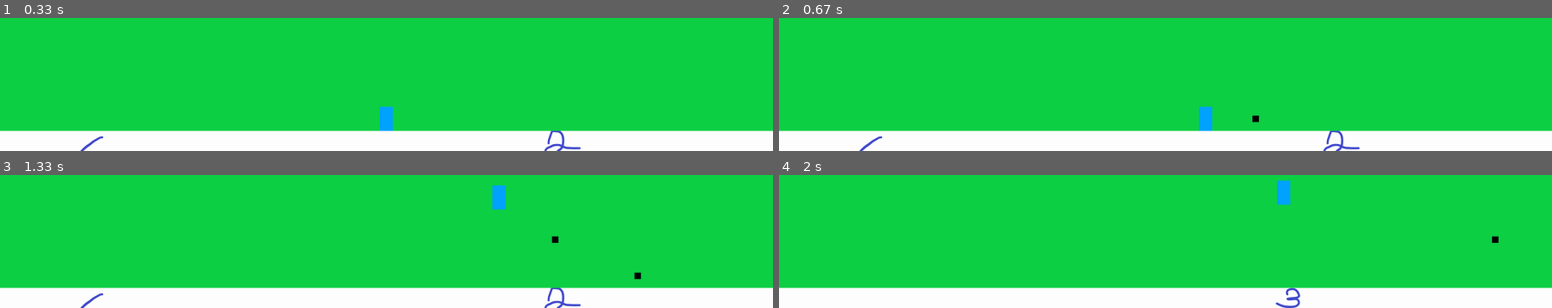
Above: before the commit, frames 1-4 (two rows, left to right).
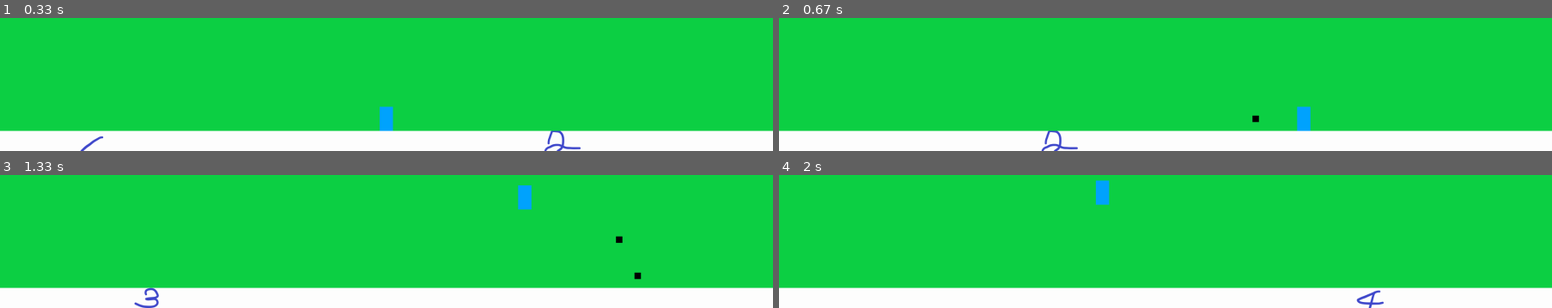
Above: after the commit, the same moments.

Repository: weallbinna/smrphne
Game: pygame game, started from index.py
Two runs of this game, one before a commit and one after it. Both use one fixed random seed, a clock stepped at 60 frames per second and the inputs below.
Inputs:
- Up to frame 1 (0.33 s): no input
- Up to frame 2 (0.67 s): hold Z from 0.33 s (still down); hold Right from 0.33 s (still down)
- Up to frame 3 (1.33 s): release Z at 0.8 s; release Right at 0.8 s; hold Right 0.83-1.3 s; tap Space at 0.9, 1.2 s; tap Z at 0.98 s
- Up to frame 4 (2 s): hold Right 1.33-1.8 s; tap Space at 1.4, 1.7, 1.9 s; hold Left from 1.83 s (still down)

Frame 1 is identical in both runs. In frame 2, 1.2% of the frame differs, in the area x 10-76%, y 66-100%; in frame 3, 1.2%, in the area x 10-81%, y 7-100%; in frame 4, 1.1%.

Commit message:
-made a bullet that can damage -made duck sleep if he takes too much dmg

Diff:
--- a/gun.py
+++ b/gun.py
@@ -18,3 +18,6 @@
 
 #사라질 무기
 weapon_to_remove = -1
+
+#공격력
+weapon_dmg = 8
--- a/index.py
+++ b/index.py
@@ -53,6 +53,7 @@
 duck_x_pos = (screen_width)-300
 duck_y_pos = screen_height-stage_height-duck_height
 duck_pop = False
+duck_health = 100
 
 #캐릭터 이동 방향
 character_x_left = 0
@@ -60,7 +61,7 @@
 lookingr = True
 
 #캐릭터 이동 속도
-character_speed = 5
+character_speed = 50
 
 #점프를 위한 중력
 y_gravity = 1
@@ -122,7 +123,7 @@
 	# 3. 게임 캐릭터 위치 정의
 	character_x_pos += character_x_left + character_x_right
 
-	if lvl == 3:
+	if lvl == 2:
 		duck_pop = True
 		if not effct:
 			character_x_pos -= 1000
@@ -136,46 +137,68 @@
 	#양끝에 닿은 총알 없애기
 	g.weapons = [[w[0],w[1],w[2]] for w in g.weapons if w[0] > 0 and w[0]<screen_width]
 	#스테이지 이동
-	if not duck_pop:
-		if character_x_pos < 100:
-			character_x_pos = 100
-			if lvl>=0:
+	if character_x_pos < 100:
+		character_x_pos = 100
+		if lvl>=0:
+			if not duck_pop:
 				if stage_x <= stage_x2: #뒤로가기
 					if stage_x<0:
-						stage_x+=100
-						stage_x2+=100
+						stage_x+=50
+						stage_x2+=50
 					else:
 						lvl -= 1
 						stage_x2 = stage_x - stage_size2[0]
 				else:
 					if stage_x2<0:
-						stage_x2+=100
-						stage_x+=100
+						stage_x2+=50
+						stage_x+=50
 					else:
 						lvl-=1
 						stage_x = stage_x2 - stage_size[0]
-					if duck_pop:
-						duck_x_pos+=100
-
-		elif character_x_pos > screen_width-character_width-600:
-			character_x_pos = screen_width-character_width-600
+
+	elif character_x_pos > screen_width-character_width-600:
+		character_x_pos = screen_width-character_width-600
+		if not duck_pop:
 			if stage_x <= stage_x2:  #앞으로 가기
 				if stage_x>-(stage_size[0]):
-					stage_x-=100
-					stage_x2-=100
+					stage_x-=50
+					stage_x2-=50
 				else:
 					lvl+=1
 					stage_x = stage_x2+stage_size2[0]
 			else:
 				if stage_x2>-(stage_size2[0]):
-					stage_x2 -= 100
-					stage_x-=100
+					stage_x2 -= 50
+					stage_x-=50
 				else:
 					lvl+=1
 					stage_x2 = stage_x+stage_size[0]
-			if duck_pop:
-				duck_x_pos -= 100
 	# 4. 충돌 처리
+	character_rect = character.get_rect()
+	character_rect.left = character_x_pos
+	character_rect.top = character_y_pos
+
+	duck_rect = duck.get_rect()
+	duck_rect.left = duck_x_pos
+	duck_rect.top = duck_y_pos
+
+	for weapon_idx, weapon_val in enumerate(g.weapons):
+		weapon_pos_x = weapon_val[0]
+		weapon_pos_y = weapon_val[1]
+
+		#무기 rect 정보 업데이트
+		weapon_rect = g.weapon.get_rect()
+		weapon_rect.left = weapon_pos_x
+		weapon_rect.top = weapon_pos_y
+
+		if weapon_rect.colliderect(duck_rect):
+			g.weapon_to_remove = weapon_idx # 해당무기 없애기 위한 값 설정
+			duck_health-=g.weapon_dmg
+	if duck_health<=0:
+		duck_pop = False
+	if g.weapon_to_remove>-1:
+		del g.weapons[g.weapon_to_remove]
+		g.weapon_to_remove = -1
 
 
 	# 5. 화면에 그리기
